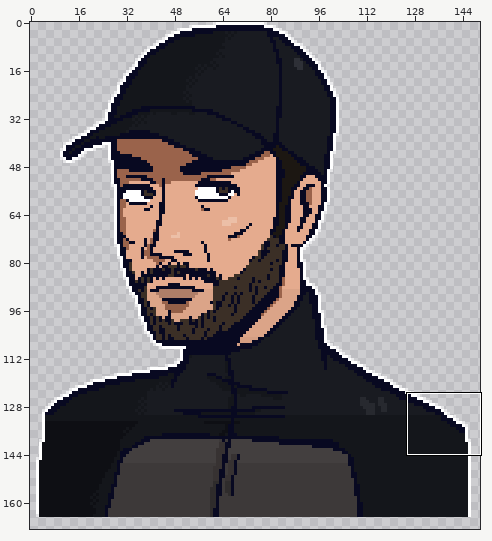
Sprite sheet -- WVerse PK3/graphics/menu/HERNPORT.png. Above, an overview of the earlier version with the close-up marked.
Close-up. First the earlier version:
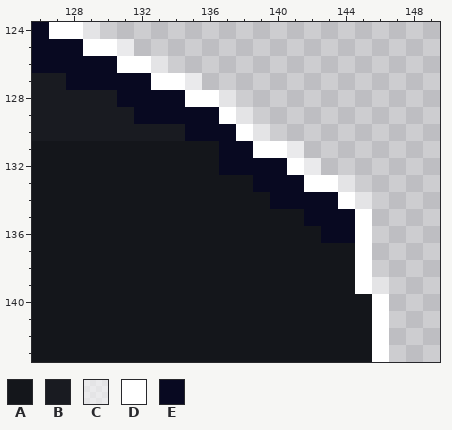
The file is 150x171 pixels. Colours within 5 levels of each other are drawn and written as one. Shown: x 126..149, y 124..143. The wide view leaves out empty margins. The commit also changed other parts of the picture, which this record leaves out.
Palette (. is transparent): A #14161b  B #191b21  C #ffffff96  D #ffffff  E #080921
Pixels before, first column x 126:
124 EDDC.................
125 EEEDDC...............
126 EEEEEDDC.............
127 BBEEEEEDDC...........
128 BBBBBEEEEDDC.........
129 BBBBBBEEEEEDC........
130 BBBBBBBBBEEEDC.......
131 AAAAAAAAAAAEEDDC.....
132 AAAAAAAAAAAEEEEDC....
133 AAAAAAAAAAAAAEEEDDC..
134 AAAAAAAAAAAAAAEEEEDC.
135 AAAAAAAAAAAAAAAAEEED.
136 AAAAAAAAAAAAAAAAAEED.
137 AAAAAAAAAAAAAAAAAAAD.
138 AAAAAAAAAAAAAAAAAAAD.
139 AAAAAAAAAAAAAAAAAAADC
140 AAAAAAAAAAAAAAAAAAAAD
141 AAAAAAAAAAAAAAAAAAAAD
142 AAAAAAAAAAAAAAAAAAAAD
143 AAAAAAAAAAAAAAAAAAAAD
After the commit:
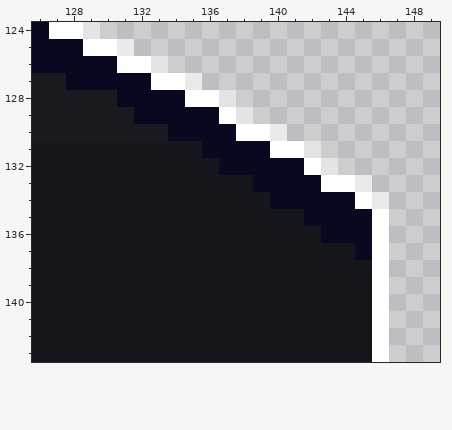
The exact change:
The author changed colour D to colour A in rows 138 to 139 at x 145.
Colour C now appears in row 130 at x 140; in row 131 at x 142; in row 132 at x 143; in row 133 at x 145; in row 134 at x 146.
Colour D now appears in rows 135 to 138 at x 146.
The author changed colour C to colour D in row 130 at x 139; in row 131 at x 141; in row 132 at x 142; in row 133 at x 144; in row 134 at x 145; in row 139 at x 146.
The author changed colour A to colour E in row 131 at x 136.
The author changed colour B to colour E in row 130 at x 134.
The author changed colour D to colour E in row 131 at x 139; in row 132 at x 141; in row 133 at x 142; in row 134 at x 144; in rows 135 to 137 at x 145.
Pixel boxes of the changes (left, top, right, bottom) in both close-ups:
changed: (168, 124, 389, 294)
